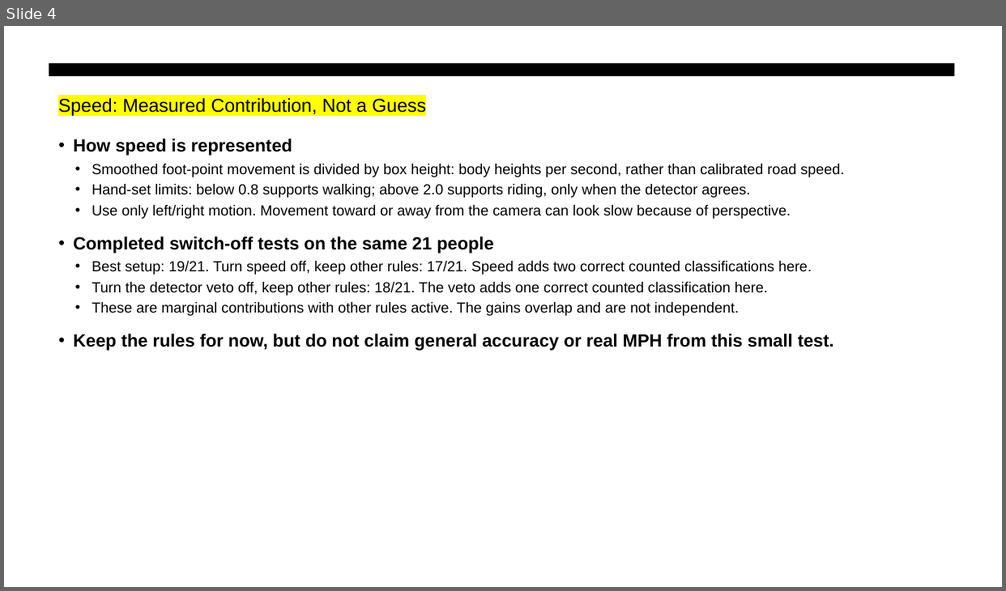
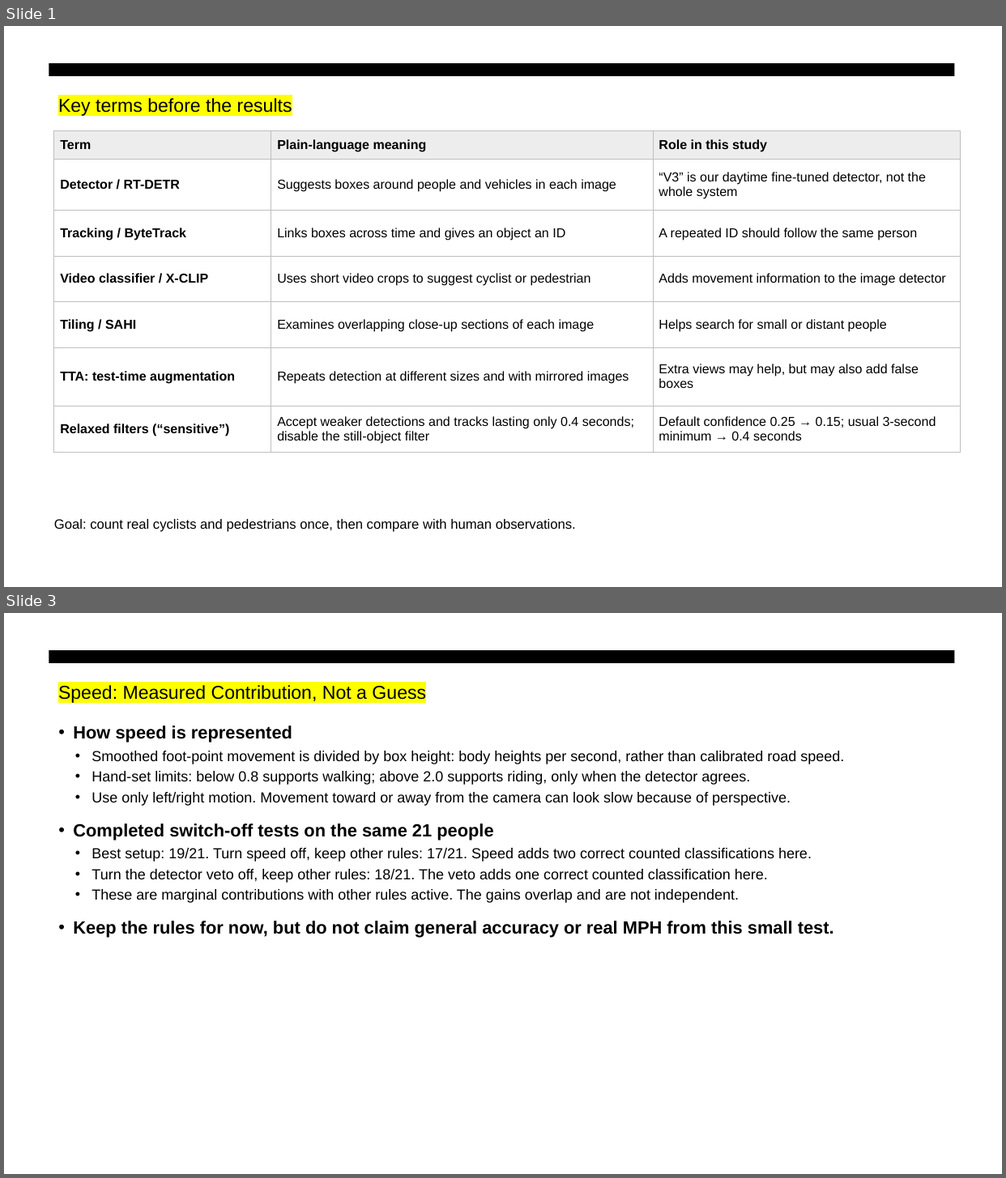
Before and after one commit to RithikaMathew/objectDetect, a slide deck: reports/presentations/bike_weekly_meeting_10_19_results.pptx. Shown one above the other, each under a label of ours: slide 4 before the commit, slides 1 and 3 after it; the slides between them are not shown. The pictures are 1006x591 and 1006x1178 pixels, drawn with LibreOffice and Linux fonts; fonts in the diff are those of the drawing. Boxes give left, top, right and bottom in pixels: in the first picture for what was removed or moved away, otherwise in the second. Text is boxed around its words. In the diff, an @@ line names an element or a change of style, - is before the commit and + after.

```diff
--- a/reports/presentations/bike_weekly_meeting_10_19_results.pptx
+++ b/reports/presentations/bike_weekly_meeting_10_19_results.pptx
@@ slide 1 added at (4,26,1002,587), background #FFFFFF; not listed: 1 template element that a slide beside it also shows @@
@@ text added at (58,98,292,116), 18 pt, text #000000 @@
+Key terms before the results
@@ table added at (54,130,960,453), 7 rows, 3 columns @@
+Term | Plain-language meaning | Role in this study
+Detector / RT-DETR | Suggests boxes around people and vehicles in each image | “V3” is our daytime fine-tuned detector, not the whole system
+Tracking / ByteTrack | Links boxes across time and gives an object an ID | A repeated ID should follow the same person
+Video classifier / X-CLIP | Uses short video crops to suggest cyclist or pedestrian | Adds movement information to the image detector
+Tiling / SAHI | Examines overlapping close-up sections of each image | Helps search for small or distant people
+TTA: test-time augmentation | Repeats detection at different sizes and with mirrored images | Extra views may help, but may also add false boxes
+Relaxed filters (“sensitive”) | Accept weaker detections and tracks lasting only 0.4 seconds; disable the still-object filter | Default confidence 0.25 → 0.15; usual 3-second minimum → 0.4 seconds
@@ text added at (54,519,576,532), 13 pt, text #000000 @@
+Goal: count real cyclists and pedestrians once, then compare with human observations.
@@ what was slide 4 is now slide 3 @@
```
Also in this commit, not shown: 1 slide changed, 5 other slides added, 10 slides removed, 45 other files.
